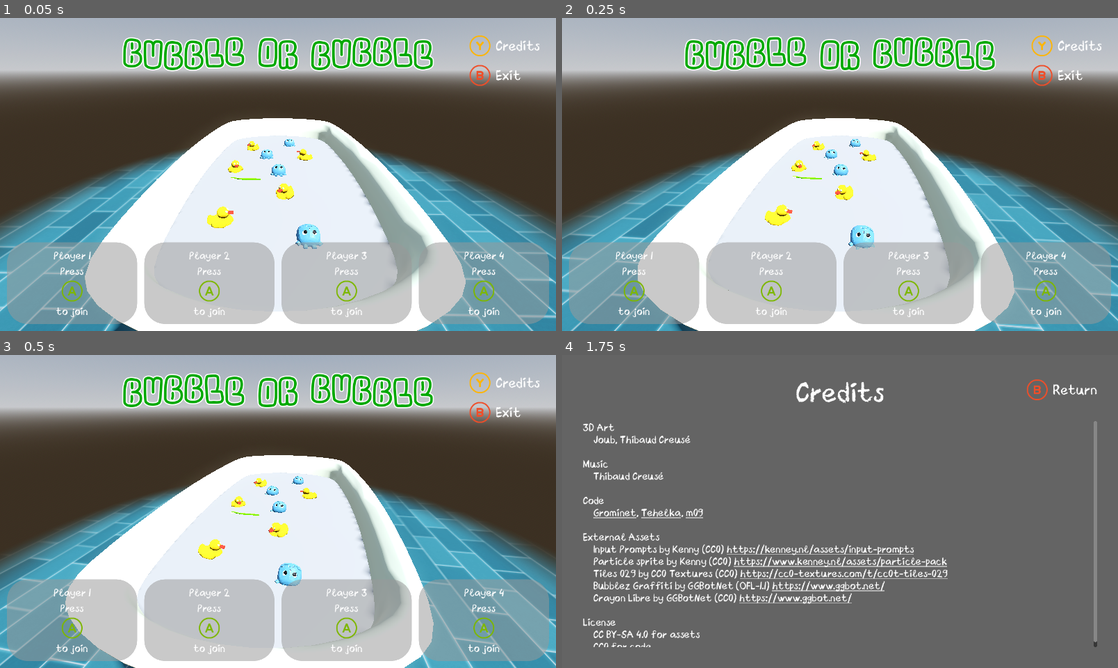
Above: before the commit, frames 1-4 (two rows, left to right).
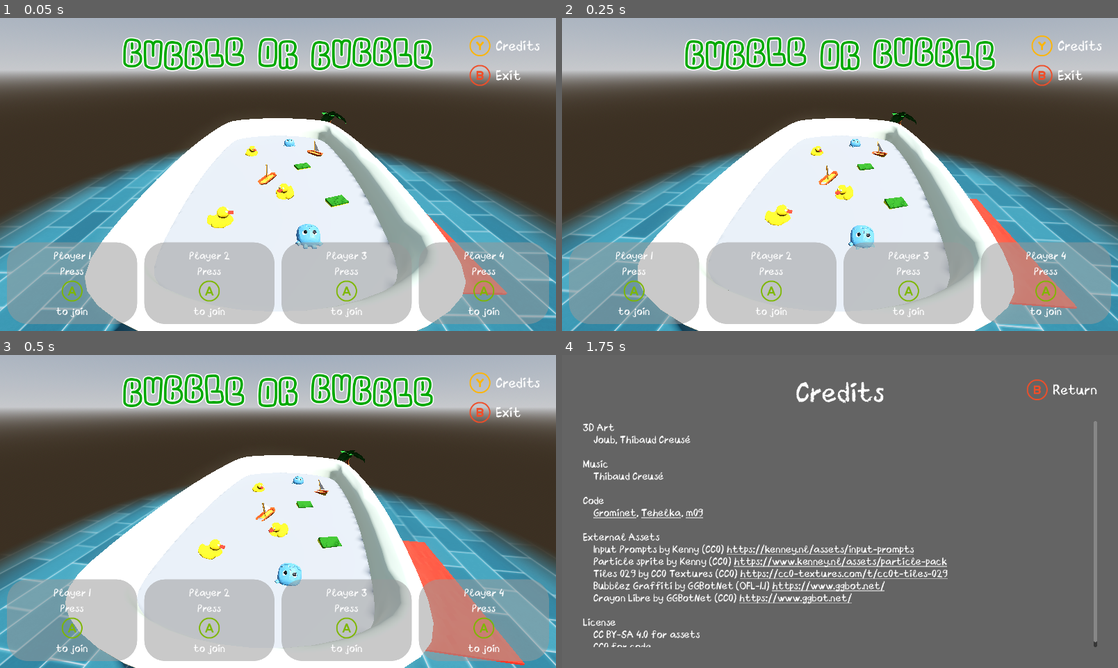
Above: after the commit, the same moments.

Repository: Gr0minet/ggj2025
Game: Godot game, scene res://scenes/game.tscn
Two runs of this game, one before a commit and one after it. Both use one fixed random seed, a clock stepped at 60 frames per second and the inputs below. Sound files missing from this copy of the repository are replaced by a short silence.
Inputs:
- Up to frame 1 (0.05 s): no input
- Up to frame 2 (0.25 s): no input
- Up to frame 3 (0.5 s): no input
- Up to frame 4 (1.75 s): hold G (change_match_length_right) 0.53-1.28 s; hold J (join_game) 0.53-1.28 s; hold O (change_color_down) from 1.28 s (still down); tap C (show_credits) at 1.35 s

The runs differ from the first frame. In frame 1, 1.4% of the frame differs, in the area x 41-92%, y 29-89%; in frame 2, 2.4%; in frame 3, 3.9%, in the area x 41-95%, y 30-100%; in frame 4, nothing differs.

Commit message:
Intégration assets

Diff:
--- a/godot/bathtub_level/bathtub_level.tscn
+++ b/godot/bathtub_level/bathtub_level.tscn
@@ -10,15 +10,20 @@
 [ext_resource type="Script" path="res://bathtub_level/hud.gd" id="4_f7kia"]
 [ext_resource type="Texture2D" uid="uid://d2mghrpwtd852" path="res://environment/sol/floor_Tiles029_4K_Color.jpg" id="4_vyspa"]
 [ext_resource type="PackedScene" uid="uid://b2i5bmbjailsa" path="res://item/duck.tscn" id="7_t2yrm"]
-[ext_resource type="PackedScene" uid="uid://de76wbnhfpsty" path="res://item/tooth_brush.tscn" id="8_vqbr5"]
 [ext_resource type="Script" path="res://scripts/debug_draw.gd" id="8_wqv0v"]
 [ext_resource type="PackedScene" uid="uid://bvjeme52fg8uo" path="res://item/mascotte.tscn" id="9_gxufp"]
 [ext_resource type="Script" path="res://bathtub_level/player_spawns.gd" id="11_mx223"]
+[ext_resource type="PackedScene" uid="uid://lrgp7e2785v0" path="res://item/boat/boat.tscn" id="12_3c5sd"]
+[ext_resource type="PackedScene" uid="uid://b0avrrpd4jumj" path="res://item/sponge/sponge.tscn" id="12_y0avd"]
 [ext_resource type="PackedScene" uid="uid://d0ipl857ti0rb" path="res://scenes/debug/spawn_point.tscn" id="15_r07ij"]
+[ext_resource type="PackedScene" uid="uid://da274p5nkffto" path="res://environment/bin.glb" id="17_eqea6"]
+[ext_resource type="PackedScene" uid="uid://jecmxb77jehc" path="res://environment/carpet.glb" id="18_hs7mu"]
+[ext_resource type="PackedScene" uid="uid://c6q6xv6xvweo6" path="res://environment/furniture.glb" id="19_j2k1o"]
+[ext_resource type="PackedScene" uid="uid://fy2ekuc0cwlr" path="res://environment/plant with animation.glb" id="20_bmqwy"]
+[ext_resource type="PackedScene" uid="uid://otot7s0garmu" path="res://environment/toothbrush.glb" id="21_iadyx"]
 
 [sub_resource type="ProceduralSkyMaterial" id="ProceduralSkyMaterial_rsayj"]
 sky_horizon_color = Color(0.64625, 0.65575, 0.67075, 1)
-ground_horizon_color = Color(0.64625, 0.65575, 0.67075, 1)
 
 [sub_resource type="Sky" id="Sky_ajdol"]
 sky_material = SubResource("ProceduralSkyMaterial_rsayj")
@@ -195,34 +200,29 @@
 [node name="Duck" parent="Items" instance=ExtResource("7_t2yrm")]
 transform = Transform3D(1.59832, 0, -1.20224, 0, 2, 0, 1.20224, 0, 1.59832, 0.505744, 0.943082, -0.0877335)
 
-[node name="Duck2" parent="Items" instance=ExtResource("7_t2yrm")]
-transform = Transform3D(-0.355475, 0, -1.96816, 0, 2, 0, 1.96816, 0, -0.355475, -0.595814, 0.943082, -0.419019)
-
-[node name="Duck3" parent="Items" instance=ExtResource("7_t2yrm")]
-transform = Transform3D(1.53632, 0, -1.28051, 0, 2, 0, 1.28051, 0, 1.53632, -1.01888, 0.943082, 0.47057)
-
 [node name="Duck4" parent="Items" instance=ExtResource("7_t2yrm")]
-transform = Transform3D(1.80878, 0, 0.853422, 0, 2, 0, -0.853422, 0, 1.80878, -0.142474, 0.943082, 0.615951)
+transform = Transform3D(1.5061, 0, 1.31594, 0, 2, 0, -1.31594, 0, 1.5061, -0.758376, 0.943082, 0.461483)
 
 [node name="Duck5" parent="Items" instance=ExtResource("7_t2yrm")]
 transform = Transform3D(-0.0464565, 0, 1.99946, 0, 2, 0, -1.99946, 0, -0.0464565, 0.97872, 0.943082, 0.522915)
 
-[node name="ToothBrush" parent="Items" instance=ExtResource("8_vqbr5")]
-transform = Transform3D(-8.74228e-08, -8.74228e-08, -2, -2, 3.82137e-15, 8.74228e-08, -7.62305e-22, 2, -8.74228e-08, 0.2, 1.01571, 0.4)
-collision_mask = 1
-script = null
-
-[node name="Mascotte" parent="Items" instance=ExtResource("9_gxufp")]
-transform = Transform3D(2, 0, 0, 0, 2, 0, 0, 0, 2, -0.0589308, 0.98794, -0.00752424)
-
 [node name="Mascotte2" parent="Items" instance=ExtResource("9_gxufp")]
 transform = Transform3D(2, 0, 0, 0, 2, 0, 0, 0, 2, -1.24784, 0.98794, -0.198456)
 
 [node name="Mascotte3" parent="Items" instance=ExtResource("9_gxufp")]
 transform = Transform3D(2, 0, 0, 0, 2, 0, 0, 0, 2, 1.18974, 0.98794, -0.276839)
 
-[node name="Mascotte4" parent="Items" instance=ExtResource("9_gxufp")]
-transform = Transform3D(2, 0, 0, 0, 2, 0, 0, 0, 2, -0.649635, 0.98794, 0.193966)
+[node name="Sponge" parent="Items" instance=ExtResource("12_y0avd")]
+transform = Transform3D(1.85111, 0, 0.757233, 0, 2, 0, -0.757233, 0, 1.85111, -0.234467, 0.990481, -0.354929)
+
+[node name="Sponge2" parent="Items" instance=ExtResource("12_y0avd")]
+transform = Transform3D(1.85111, 0, 0.757233, 0, 2, 0, -0.757233, 0, 1.85111, 0.652931, 0.990481, -0.646171)
+
+[node name="Boat" parent="Items" instance=ExtResource("12_3c5sd")]
+transform = Transform3D(1.70665, 0, -1.04276, 0, 2, 0, 1.04276, 0, 1.70665, 0.176508, 0.979774, 0.139108)
+
+[node name="Boat2" parent="Items" instance=ExtResource("12_3c5sd")]
+transform = Transform3D(-1.54965, 0, -1.26436, 0, 2, 0, 1.26436, 0, -1.54965, -0.76973, 0.979775, -0.607885)
 
 [node name="TargetCameraPosition" type="Marker3D" parent="."]
 transform = Transform3D(1, 7.45601e-08, 4.43755e-08, -6.72004e-08, 0.34202, 0.939693, 5.48863e-08, -0.939693, 0.34202, -2.87586e-08, 2.96306, 0.885402)
@@ -354,6 +354,23 @@
 [node name="SecheCheveuxRespawnTimer" type="Timer" parent="."]
 one_shot = true
 
+[node name="Environment" type="Node3D" parent="."]
+
+[node name="bin" parent="Environment" instance=ExtResource("17_eqea6")]
+transform = Transform3D(0.571578, 0, 1.91659, 0, 2, 0, -1.91659, 0, 0.571578, 4.40173, 0.0105708, 0.621867)
+
+[node name="carpet2" parent="Environment" instance=ExtResource("18_hs7mu")]
+transform = Transform3D(-4.37114e-08, 0, -1, 0, 1, 0, 1, 0, -4.37114e-08, 0.00623322, 0, -1.98223)
+
+[node name="furniture" parent="Environment" instance=ExtResource("19_j2k1o")]
+transform = Transform3D(1.53209, 0, 1.28558, 0, 2, 0, -1.28558, 0, 1.53209, 3.8, 0, 3.2)
+
+[node name="plant with animation" parent="Environment" instance=ExtResource("20_bmqwy")]
+transform = Transform3D(1, 0, 0, 0, 1, 0, 0, 0, 1, -3.5, 0, -1.5)
+
+[node name="toothbrush" parent="Environment" instance=ExtResource("21_iadyx")]
+transform = Transform3D(-7.57104e-08, -1.73205, -1, 2, -8.74228e-08, -2.13162e-14, -4.37114e-08, -1, 1.73205, -0.667632, 0.0429983, -1.79495)
+
 [connection signal="timeout" from="HUD/Countdown" to="HUD" method="_on_countdown_timeout"]
 [connection signal="timeout" from="SecheCheveuxRespawnTimer" to="." method="_on_seche_cheveux_respawn_timer_timeout"]
 
--- /dev/null
+++ b/godot/item/boat/boat.tscn
@@ -0,0 +1,16 @@
+[gd_scene load_steps=4 format=3 uid="uid://lrgp7e2785v0"]
+
+[ext_resource type="PackedScene" uid="uid://bl6rqfabx3oyd" path="res://item/item.tscn" id="1_djway"]
+[ext_resource type="PackedScene" uid="uid://bkakn6jni4w8l" path="res://item/boat/boat.glb" id="2_bobkx"]
+
+[sub_resource type="BoxShape3D" id="BoxShape3D_4ia2h"]
+size = Vector3(0.154297, 0.0438232, 0.0576172)
+
+[node name="Boat" instance=ExtResource("1_djway")]
+transform = Transform3D(2, 0, 0, 0, 2, 0, 0, 0, 2, 0, 0, 0)
+
+[node name="boat" parent="Pivot" index="0" instance=ExtResource("2_bobkx")]
+
+[node name="CollisionShape3D" type="CollisionShape3D" parent="." index="2"]
+transform = Transform3D(1, 0, 0, 0, 1, 0, 0, 0, 1, -0.00415039, -0.00201416, 0)
+shape = SubResource("BoxShape3D_4ia2h")
--- a/godot/item/duck.tscn
+++ b/godot/item/duck.tscn
@@ -16,9 +16,6 @@
 
 [node name="duck" parent="Pivot" index="0" instance=ExtResource("2_tc8a2")]
 
-[node name="AnimationPlayer" parent="." index="1"]
-autoplay = "move"
-
 [node name="CollisionShape3D2" type="CollisionShape3D" parent="." index="2"]
 transform = Transform3D(-4.37114e-08, 1, 0, -1, -4.37114e-08, 0, 0, 0, 1, -0.00532743, 0.0280568, 0)
 shape = SubResource("CapsuleShape3D_pd10l")
--- a/godot/item/item.gd
+++ b/godot/item/item.gd
@@ -17,8 +17,6 @@
 func _handle_collision(collision : KinematicCollision3D, debug:bool=false) -> void:
 	if not collision:
 		return
-
-	#print(collision)
 
 	if velocity.length() < 0.05:
 		return
--- a/godot/item/item.tscn
+++ b/godot/item/item.tscn
@@ -52,3 +52,4 @@
 libraries = {
 "": SubResource("AnimationLibrary_o4pf7")
 }
+autoplay = "move"
--- a/godot/item/mascotte.tscn
+++ b/godot/item/mascotte.tscn
@@ -12,8 +12,5 @@
 [node name="godot mascot" parent="Pivot" index="0" instance=ExtResource("2_dujre")]
 transform = Transform3D(-4.37114e-08, 1, 0, -1, -4.37114e-08, 0, 0, 0, 1, -0.0420291, 0, 0)
 
-[node name="AnimationPlayer" parent="." index="1"]
-autoplay = "move"
-
 [node name="CollisionShape3D" type="CollisionShape3D" parent="." index="2"]
 shape = SubResource("SphereShape3D_nhmhq")
--- /dev/null
+++ b/godot/item/sponge/sponge.tscn
@@ -0,0 +1,16 @@
+[gd_scene load_steps=4 format=3 uid="uid://b0avrrpd4jumj"]
+
+[ext_resource type="PackedScene" uid="uid://bl6rqfabx3oyd" path="res://item/item.tscn" id="1_qrqfj"]
+[ext_resource type="PackedScene" uid="uid://w8xkwy430ynk" path="res://item/sponge/sponge.glb" id="2_tdw18"]
+
+[sub_resource type="BoxShape3D" id="BoxShape3D_fpfgm"]
+size = Vector3(0.0661621, 0.0272217, 0.107178)
+
+[node name="Sponge" instance=ExtResource("1_qrqfj")]
+transform = Transform3D(2, 0, 0, 0, 2, 0, 0, 0, 2, 0, 0, 0)
+
+[node name="sponge" parent="Pivot" index="0" instance=ExtResource("2_tdw18")]
+
+[node name="CollisionShape3D" type="CollisionShape3D" parent="." index="2"]
+transform = Transform3D(1, 0, 0, 0, 1, 0, 0, 0, 1, 0, 0.000915527, 0)
+shape = SubResource("BoxShape3D_fpfgm")
Not shown: 1 places in godot/bathtub_level/bathtub_level.tscn that only renumber resources
Binary file added: godot/environment/bin.glb
Not shown, added: godot/environment/bin.glb.import
Binary file added: godot/environment/carpet.glb
Not shown, added: godot/environment/carpet.glb.import
Binary file added: godot/environment/furniture.glb
Not shown, added: godot/environment/furniture.glb.import
Binary file added: godot/environment/plant with animation.glb
Not shown, added: godot/environment/plant with animation.glb.import
Binary file added: godot/environment/toothbrush.glb
Not shown, added: godot/environment/toothbrush.glb.import
Binary file added: godot/item/boat/boat.glb
(and 3 more such lines)
